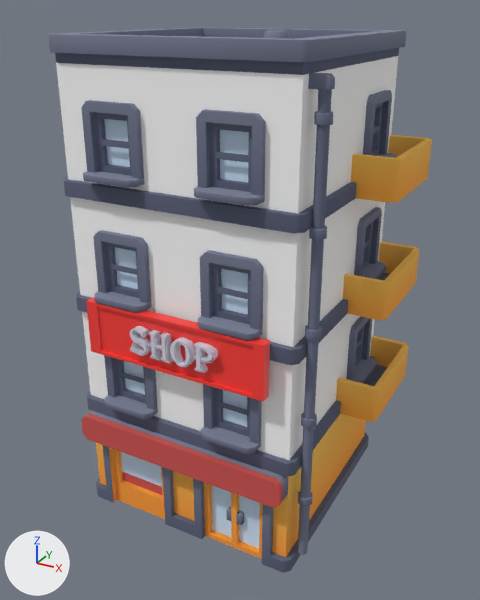
What one commit did to the glTF model public/models/shop_level2.glb.
The view is the same before and after, from a camera (50 mm lens) standing at (1.025, -1.974, 1.75) and looking at (-0.031, -0.053, 0.789). The lights are fixed; the arrows at lower left show +X, +Y and +Z. The older version comes first. Where no turn or scale is listed for an object, it has been applied to the vertices. Vertices at exactly the same position are counted once.

The scene before the commit, as lines of its bpy script (objects in view):
```python
me_building_g = bpy.data.meshes.new('building-g')
me_building_g.from_pydata(...)  # 1253 vertices, 2000 faces; spans x -0.49..0.49, y -0.46..0.46, z 0.0..1.69
me_building_g.materials.append(mat_colormap_006)  # picture img_colormap
me_shop = bpy.data.meshes.new('shop')
me_shop.from_pydata(...)  # 3526 vertices, 7008 faces; spans x -0.001..0.317, y -0.014..0.014, z -0.001..0.09
me_shop.materials.append(mat_材质_003)  # white #dadaea
me_立方体 = bpy.data.meshes.new('立方体')
me_立方体.from_pydata(...)  # 16 vertices, 28 faces; spans x -0.329..0.329, y -0.018..0.018, z -0.094..0.094
me_立方体.materials.append(mat_材质_002)  # red #ff3d37
ob_building_g = bpy.data.objects.new('building-g', me_building_g)
ob_building_g.location = (0.0, 0.0, 0.0)
ob_文本 = bpy.data.objects.new('文本', me_shop)
ob_文本.location = (-0.205, -0.461, 0.73)
ob_立方体 = bpy.data.objects.new('立方体', me_立方体)
ob_立方体.location = (-0.057, -0.44, 0.773)
```
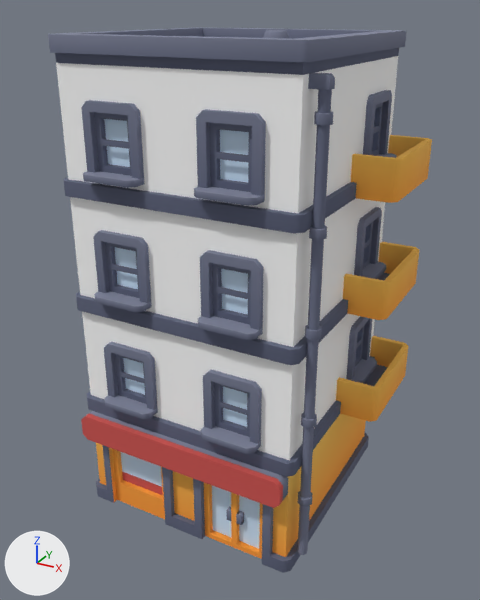
The newer file is also rescaled (x1.2) as a whole; pictures and numbers use the older file's frame.

The change, as a list of edits to the scene's bpy script:
```text
Change me_building_g:
    used by ob_building_g; location = (0.0, 0.0, 0.0)
    remove me_building_g.from_pydata(...)  # 1253 vertices, 2000 faces; spans x -0.49..0.49, y -0.46..0.46, z 0.0..1.69
    add me_building_g.from_pydata(...)  # 1253 vertices, 2000 faces; spans x -0.48..0.48, y -0.46..0.46, z 0.0..1.69
    me_building_g part 1: its shading normals changed
Remove ob_立方体:
    ob_立方体 = bpy.data.objects.new('立方体', me_立方体)
    ob_立方体.location = (-0.057, -0.44, 0.773)
Remove ob_文本:
    ob_文本 = bpy.data.objects.new('文本', me_shop)
    ob_文本.location = (-0.205, -0.461, 0.73)
```

Location of each change, [x1, y1, x2, y2] in pixels of the pictures (480 x 600 px):
'building-g', shading changed: [83, 294, 290, 430] in both
'立方体', deleted (red): before [86, 297, 270, 402]
'文本', deleted: before [130, 326, 218, 373]
